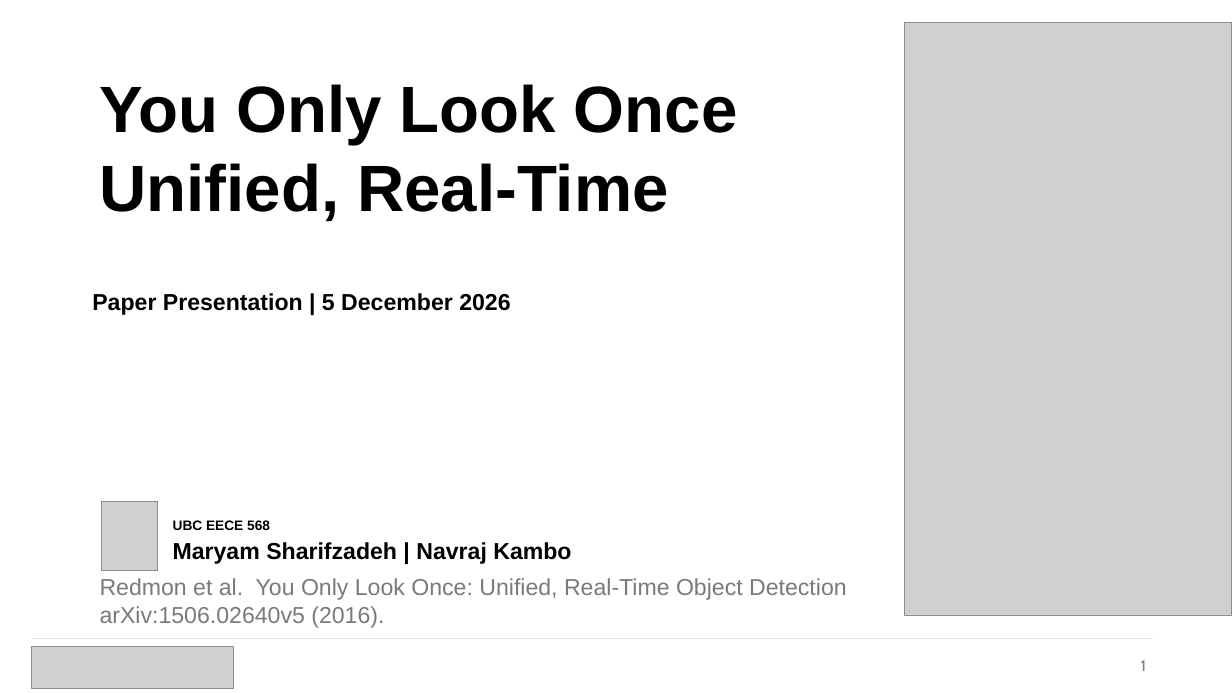
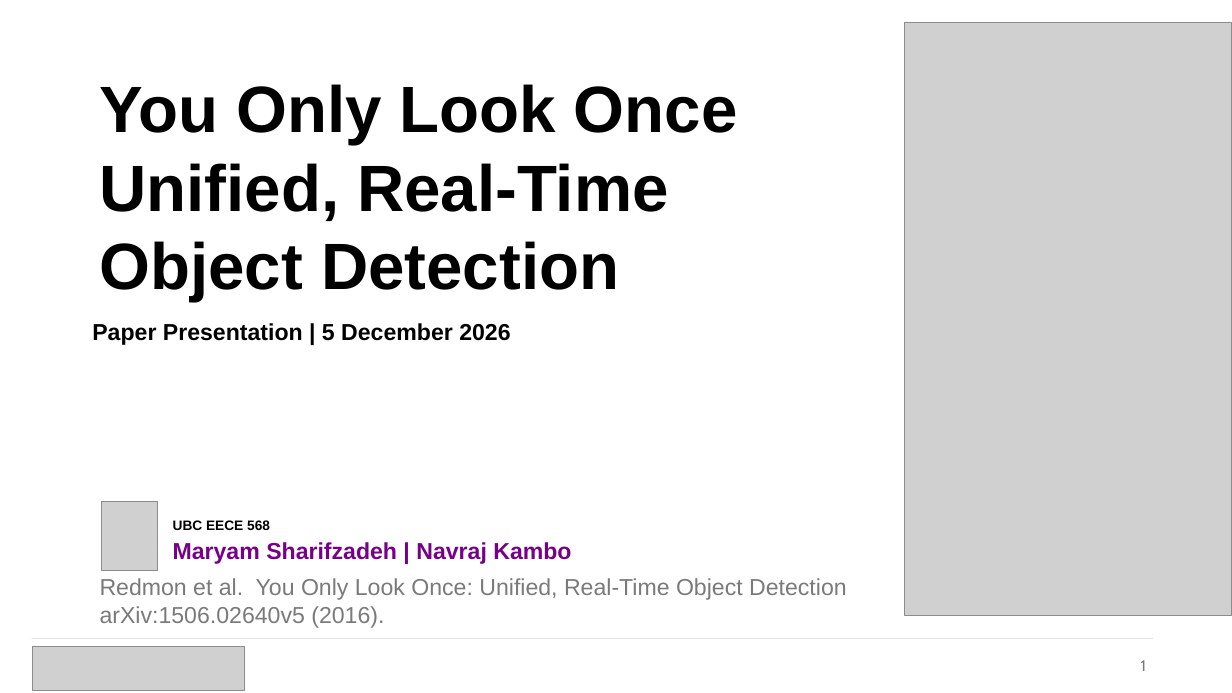
Before and after one commit to navrajkambo/EECE568_26-27, a slide deck: slide 1 of Paper Presentation/YOLO - UBC EECE 568.pptx. Drawn at 1232x693 pixels with LibreOffice and Linux fonts; fonts in the diff are those of the drawing; grey boxes stand for pictures. Boxes give left, top, right and bottom in pixels: in the first picture for what was removed or moved away, otherwise in the second. Text is boxed around its words. In the diff, an @@ line names an element or a change of style, - is before the commit and + after.

```diff
--- a/Paper Presentation/YOLO - UBC EECE 568.pptx
+++ b/Paper Presentation/YOLO - UBC EECE 568.pptx
@@ text at (100,241,619,301): paragraph added @@
+Object Detection
@@ text "Paper Presentation | 5 December ...": place and size @@
-text "Paper Presentation | 5 December ..." at (92,293,510,315)
+text "Paper Presentation | 5 December ..." at (92,323,510,345)
@@ text at (173,542,571,564): text colour #000000 to #770088 in "Maryam Sharifzadeh | Navraj Kambo" @@
@@ picture: place and size @@
-picture at (31,647,234,689)
+picture at (32,646,245,690)
```
Also in this commit, not shown: 14 other slides changed, 7 slides added, 1 other file.
